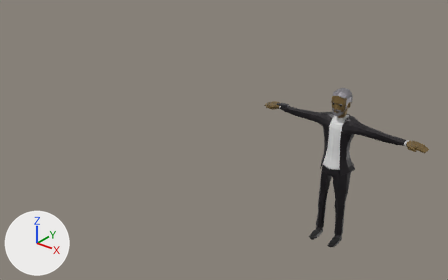
The glTF model scenes/pilot/pilot_pistol_kit.glb as it was, and as the next commit left it.
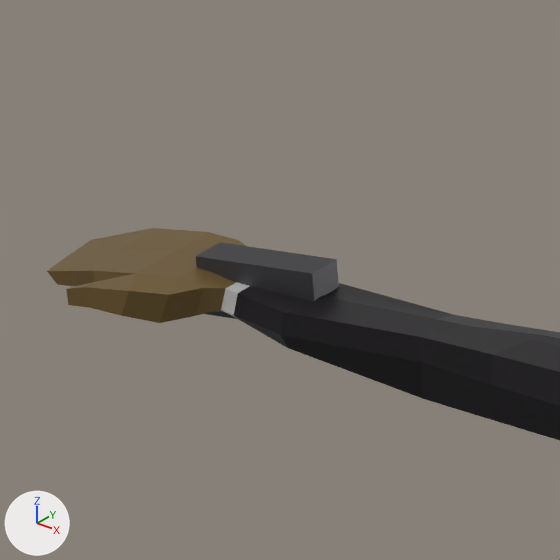
The first picture shows the older version from a camera (50 mm lens) standing at (3.01, -5.85, 4.44) and looking at (-1.87, 0.25, 0.66). The close-ups show the older and then the newer version on the part from 58% to 69% of the width and 29% to 46% of the height of that picture. Only the edits that show in the close-ups are written down. The axes (+X, +Y, +Z) are drawn at lower left. The lights are the same throughout. Where no turn or scale is listed for an object, it has been applied to the vertices. Vertices at exactly the same position are counted once.

Objects in the first close-up: 'BaseHuman', 'PistolProp'.
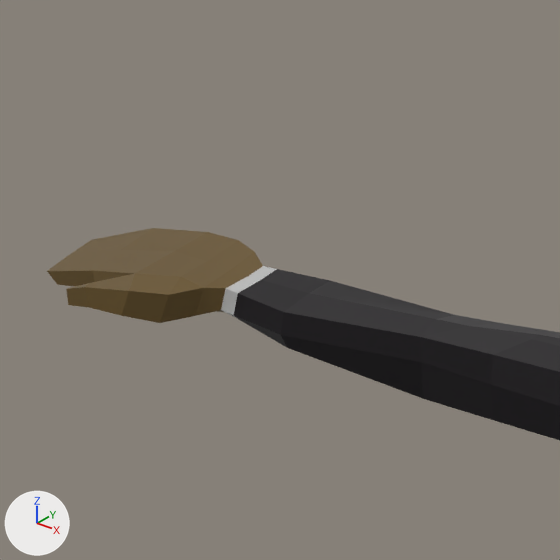
The newer file is also turned or shifted as a whole; pictures and numbers use the older file's frame.

Location of each change, (x1, y1, x2, y2) in pixels of the close-ups (560 x 560 px):
'PistolProp', reshaped (not visible afterwards): before (196, 242, 339, 319)

The change in detail:
Material 'Metal.004' (mat_metal_004) is new.
Its base color is (0.0533, 0.0548, 0.0536) (dark grey #414241).
Its metallic is 0.4.
Its roughness is 0.415.
Material 'Black.004' (mat_black_004) is new.
Its base color is (0.0216, 0.022, 0.0233) (black #28292a).
Its metallic is 0.4.
Its roughness is 0.415.
Material 'LightMetal.004' (mat_lightmetal_004) is new.
Its base color is (0.0915, 0.0936, 0.0998) (dark grey #555659).
Its metallic is 0.4.
Its roughness is 0.415.
me_cube_004 is used by ob_pistolprop; location (-0.786, 0.034, 1.52).
me_cube_004 had 8 vertices, 12 faces and spanned x -0.075..0.075, y -0.023..0.023, z -0.041..0.041.
me_cube_004 no longer uses material mat_gundark_002 (dark grey #505055).
me_cube_004 now has 530 vertices, 968 faces and spans x -5.125..-4.992, y -0.215..-0.021, z -0.09..-0.005.
me_cube_004 part 1: 8 vertices removed from x -0.075..0.075, y -0.023..0.023, z -0.041..0.041.
Other edits to the shape of me_cube_004 do not show in these pictures.
me_cube_004 gains material mat_metal_004 (dark grey #414241).
me_cube_004 gains material mat_black_004 (black #28292a).
me_cube_004 gains material mat_lightmetal_004 (dark grey #555659).
